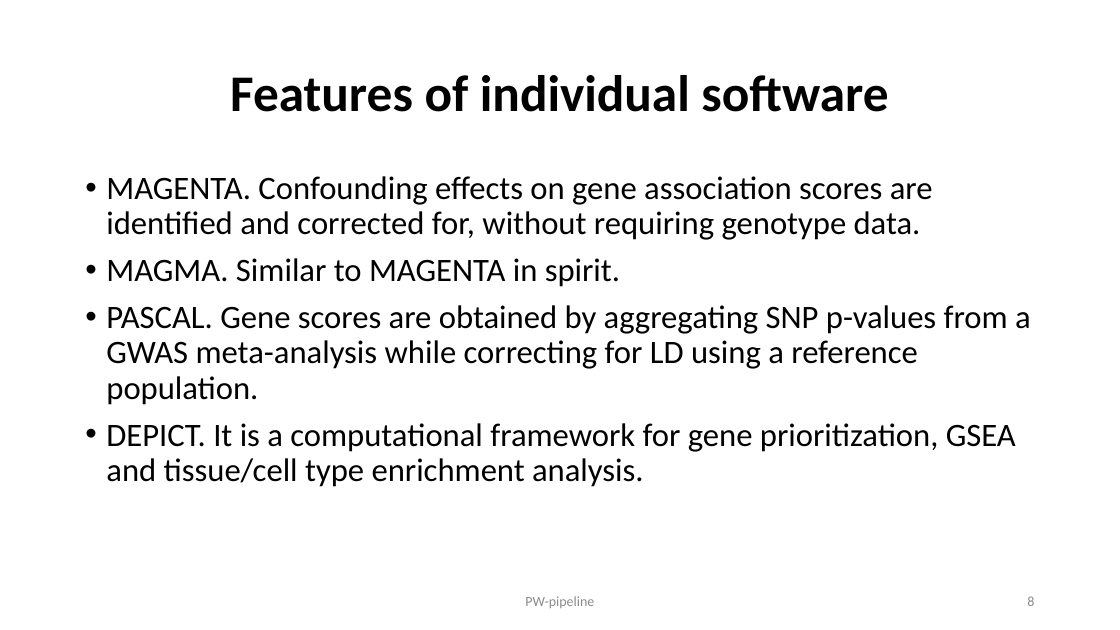
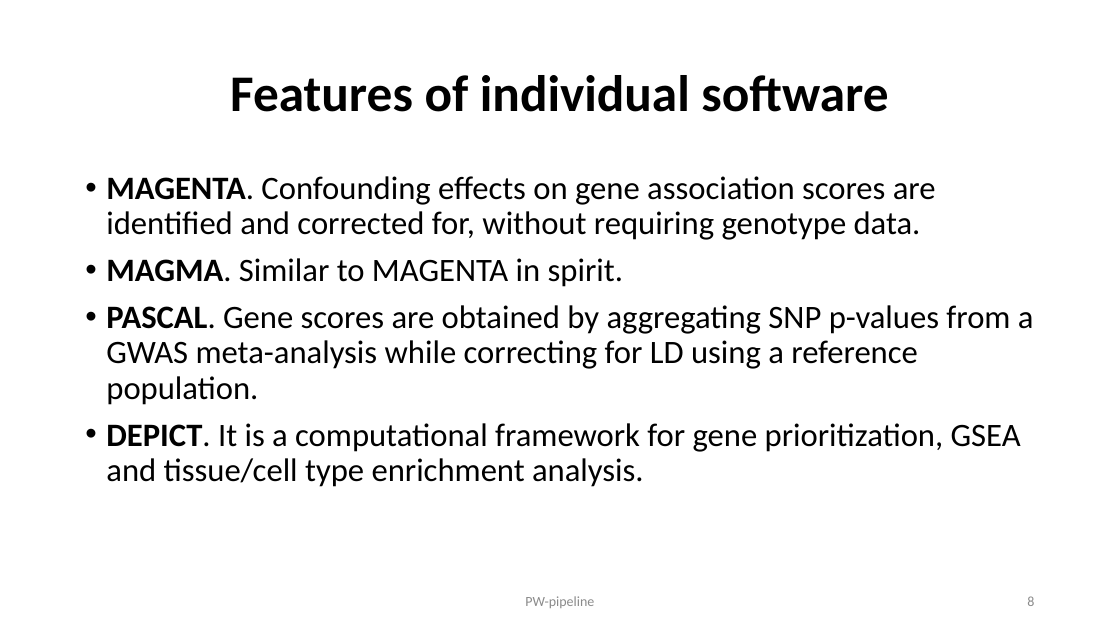
Before and after one commit to jinghuazhao/PW-pipeline, a slide deck: slide 8 of README.pptx. Drawn at 1120x630 pixels with LibreOffice and Linux fonts; fonts in the diff are those of the drawing. Boxes give left, top, right and bottom in pixels: in the first picture for what was removed or moved away, otherwise in the second. Text is boxed around its words. In the diff, an @@ line names an element or a change of style, - is before the commit and + after.

```diff
--- a/README.pptx
+++ b/README.pptx
@@ text "MAGENTA. Confounding effects on gene ..." at bbox=[106, 176, 1034, 487]: bold on in "MAGENTA.", "MAGMA.", "PASCAL.", "DEPICT." @@
```
Also in this commit, not shown: 3 other slides changed.
